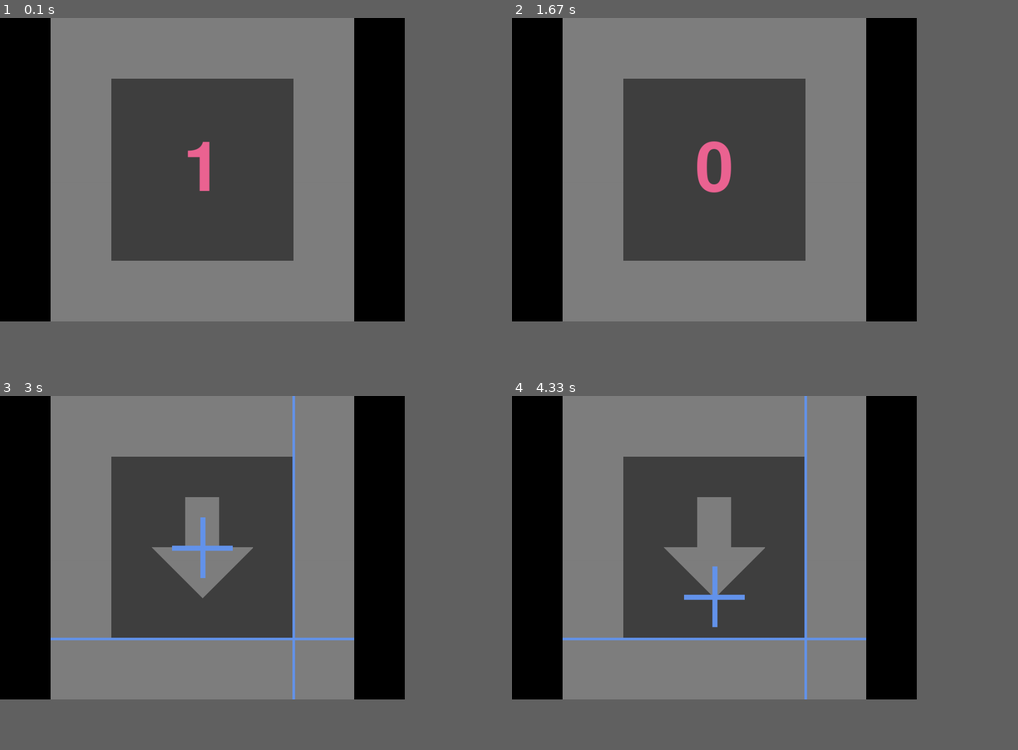
Above: before the commit, frames 1-4 (two rows, left to right).
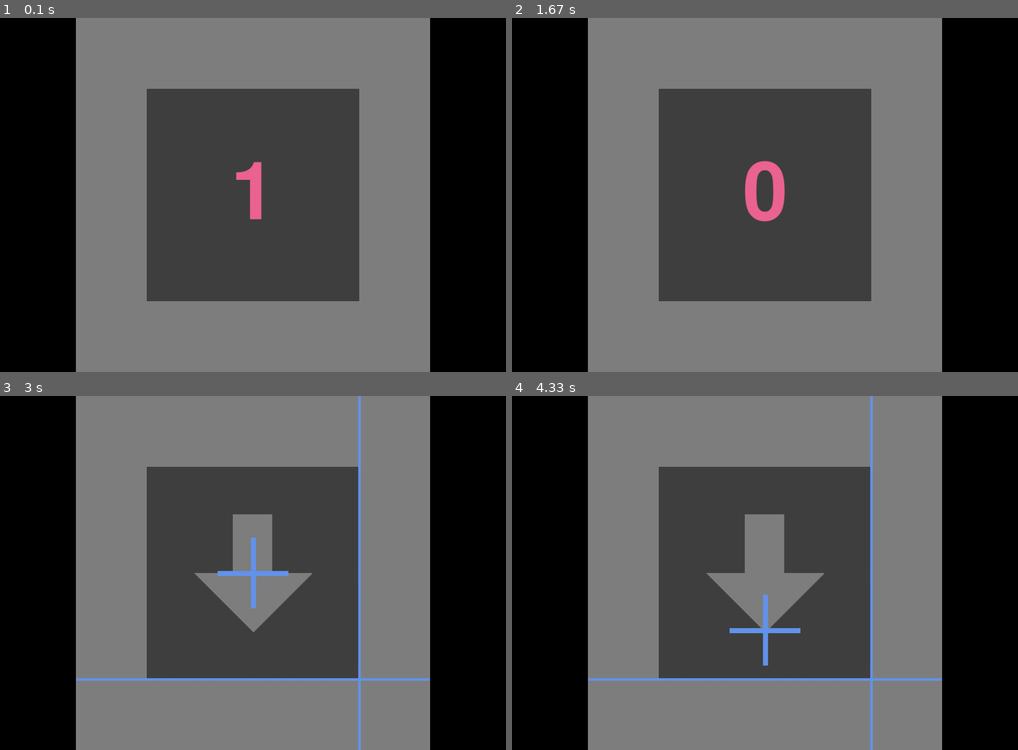
Above: after the commit, the same moments.

Repository: venthur/pyff
Game: pygame game, started from src/Feedbacks/FeedbackCursorArrow/FeedbackCursorArrow.py
Two runs of this game, one before a commit and one after it. Both use one fixed random seed, a clock stepped at 60 frames per second and the inputs below. The source is Python 2; it was converted automatically to run under Python 3.
Inputs:
- Up to frame 1 (0.1 s): no input
- Up to frame 2 (1.67 s): no input
- Up to frame 3 (3 s): no input
- Up to frame 4 (4.33 s): no input
In our replay, the window is 720x540 before the commit and 900x630 after it. These sizes can differ from the game's own. Grey fills any space a smaller window leaves; there, only what the larger window draws over its background counts as a difference.

The runs differ from the first frame. In frame 1, 43% of the frame differs, in the area x 10-85%, y 0-100%; in frame 2, 44%; in frame 3, 48%; in frame 4, 48%.

Commit message:
Really fixed CursorArrow by using geometry.

Diff:
--- a/src/Feedbacks/FeedbackCursorArrow/FeedbackCursorArrow.py
+++ b/src/Feedbacks/FeedbackCursorArrow/FeedbackCursorArrow.py
@@ -95,8 +95,7 @@
         self.availableDirections =  ['right', 'foot']
         self.FPS =  50
         self.fullscreen =  False
-        self.screenWidth =  1000
-        self.screenHeight =  700
+        self.geometry = [0, 0, 1000, 700]
         self.countdownFrom = 2
         self.hitMissDuration =  1000
         self.dampedMovement = False
@@ -414,11 +413,11 @@
             if self.hitIfLateral:
                 self.hit = True
                 if self.availableDirections[self.targetDirection] == self.direction:
-                    if self.pos<0 and self.punchline1Rect.centerx>self.screenWidth/2+self.pos:
+                    if self.pos<0 and self.punchline1Rect.centerx>self.geometry[2]/2+self.pos:
                         self.punchline1Rect = self.update_punchline(self.punchline1, self.pos, self.availableDirections[0])
                         self.punchlinePos1 = abs(self.pos+self.innerRect.width/2.0)/self.borderWidth
                         self.punchline1.fill(self.punchLineColorImpr)
-                    elif self.pos>0 and self.punchline2Rect.centerx<self.screenWidth/2+self.pos:
+                    elif self.pos>0 and self.punchline2Rect.centerx<self.geometry[2]/2+self.pos:
                         self.punchline2Rect = self.update_punchline(self.punchline2, self.pos, self.availableDirections[1])
                         self.punchlinePos2 = abs(self.pos-self.innerRect.width/2.0)/self.borderWidth
                         self.punchline2.fill(self.punchLineColorImpr)
@@ -433,13 +432,13 @@
     def update_punchline(self, punchline, newpos, direction):
         newpos = abs(newpos)
         if direction==self.LEFT:
-            return punchline.get_rect(midtop=(self.screenWidth/2-newpos, 0))
+            return punchline.get_rect(midtop=(self.geometry[2]/2-newpos, 0))
         elif direction==self.RIGHT:
-            return punchline.get_rect(midtop=(self.screenWidth/2+newpos, 0))
+            return punchline.get_rect(midtop=(self.geometry[2]/2+newpos, 0))
         elif direction==self.UP:
-            return punchline.get_rect(midleft=(self.borderRect.left,self.screenHeight/2-newpos))
+            return punchline.get_rect(midleft=(self.borderRect.left,self.geometry[3]/2-newpos))
         elif direction==self.DOWN:
-            return punchline.get_rect(midleft=(self.borderRect.left,self.screenHeight/2+newpos))
+            return punchline.get_rect(midleft=(self.borderRect.left,self.geometry[3]/2+newpos))
 
     def reset_punchline_color(self):
         self.punchline1.fill(self.punchLineColor)
@@ -482,7 +481,7 @@
             top = -(2*len(text)-1)*height/2
             for t in range(len(text)):
                 surface = font.render(text[t], 1, color)
-                self.screen.blit(surface, surface.get_rect(midtop=(self.screenWidth/2, self.screenHeight/2+top+t*2*height)))
+                self.screen.blit(surface, surface.get_rect(midtop=(self.geometry[2]/2, self.geometry[3]/2+top+t*2*height)))
         else:
             surface = font.render(text, 1, color)
             self.screen.blit(surface, surface.get_rect(center=self.screen.get_rect().center))
@@ -498,10 +497,10 @@
         except:
             pass
         self.screen = pygame.display.get_surface()
-        (self.screenWidth, self.screenHeight) = (self.screen.get_width(), self.screen.get_height())
+        (self.geometry[2], self.geometry[3]) = (self.screen.get_width(), self.screen.get_height())
         self.size = min(self.screen.get_height(), self.screen.get_width())
         self.borderWidth = int(self.size*self.borderWidthRatio/2)
-        self.offsetX = (self.screenWidth-self.size)/2
+        self.offsetX = (self.geometry[2]-self.size)/2
         self.s1 = self.size/2-self.borderWidth
         self.s2 = self.borderWidth
 
@@ -541,8 +540,8 @@
         self.innerRect = self.inner.get_rect(center=self.screen.get_rect().center)
 
         # punchline
-        self.punchlineSize = {self.LEFT:  (self.punchlineThickness, self.screenHeight),
-                              self.RIGHT: (self.punchlineThickness, self.screenHeight),
+        self.punchlineSize = {self.LEFT:  (self.punchlineThickness, self.geometry[3]),
+                              self.RIGHT: (self.punchlineThickness, self.geometry[3]),
                               self.UP:    (self.borderRect.width, self.punchlineThickness),
                               self.DOWN:  (self.borderRect.width, self.punchlineThickness)}
         self.sign = {self.LEFT: -1,
